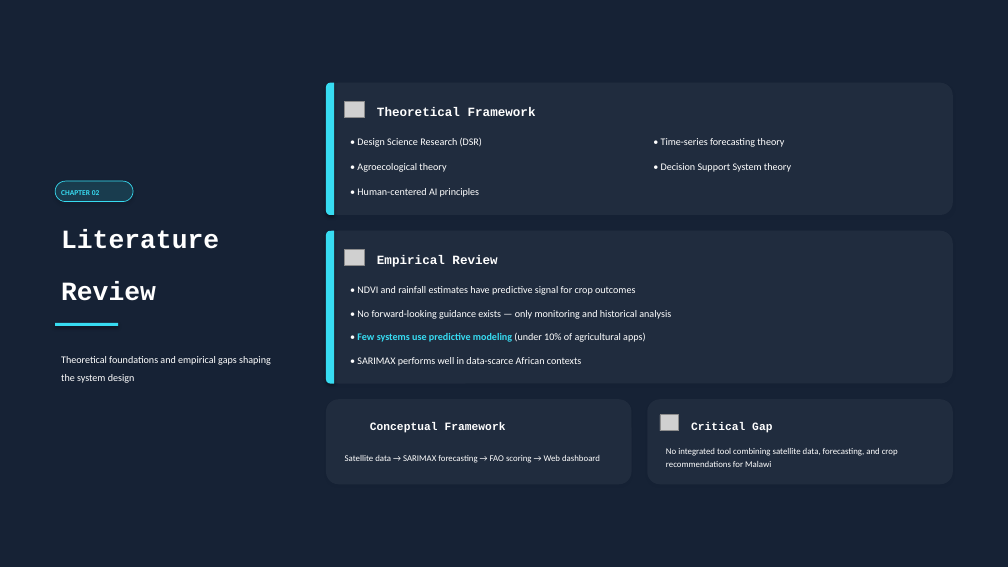
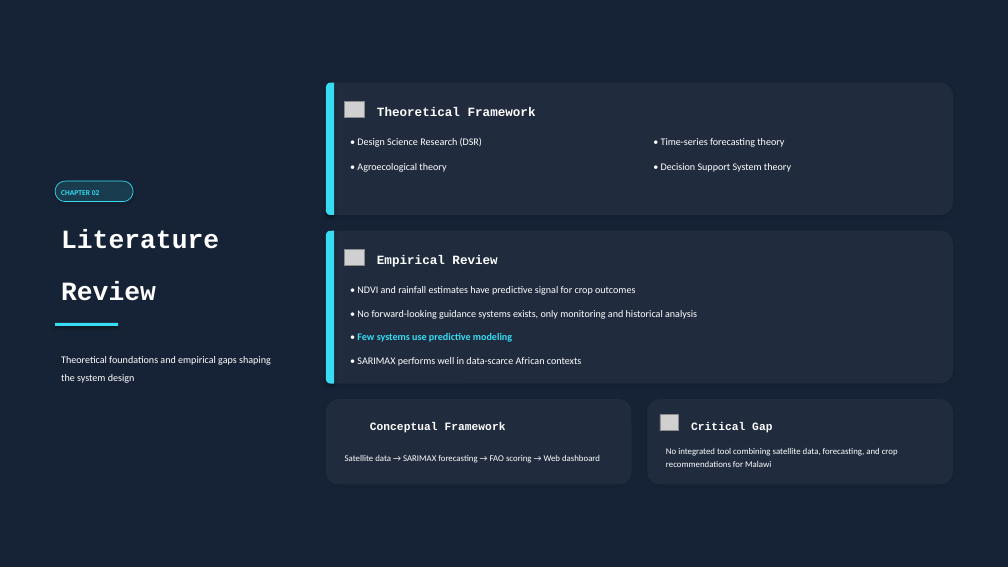
Before and after one commit to QazGeo/Crop_Prediction_System_With_Time_Series, a slide deck: slide 4 of PowerPoint/Crop Prediction Using Climate Forecasting.pptx. Drawn at 1008x567 pixels with LibreOffice and Linux fonts; fonts in the diff are those of the drawing; grey boxes stand for pictures; background and template pictures are left out. Boxes give left, top, right and bottom in pixels: in the first picture for what was removed or moved away, otherwise in the second. Text is boxed around its words. In the diff, an @@ line names an element or a change of style, - is before the commit and + after.

```diff
--- a/PowerPoint/Crop Prediction Using Climate Forecasting.pptx
+++ b/PowerPoint/Crop Prediction Using Climate Forecasting.pptx
@@ text removed at bbox=[357, 188, 480, 197] @@
-• Human-centered AI principles
@@ text at bbox=[357, 310, 697, 319]: text changed @@
-• No forward-looking guidance exists — only monitoring and historical analysis
+• No forward-looking guidance systems exists, only monitoring and historical analysis
@@ text at bbox=[357, 333, 512, 342]: text changed @@
-• Few systems use predictive modeling (under 10% of agricultural apps)
+• Few systems use predictive modeling
```
Also in this commit, not shown: 1 other slide changed, 2 other files.
